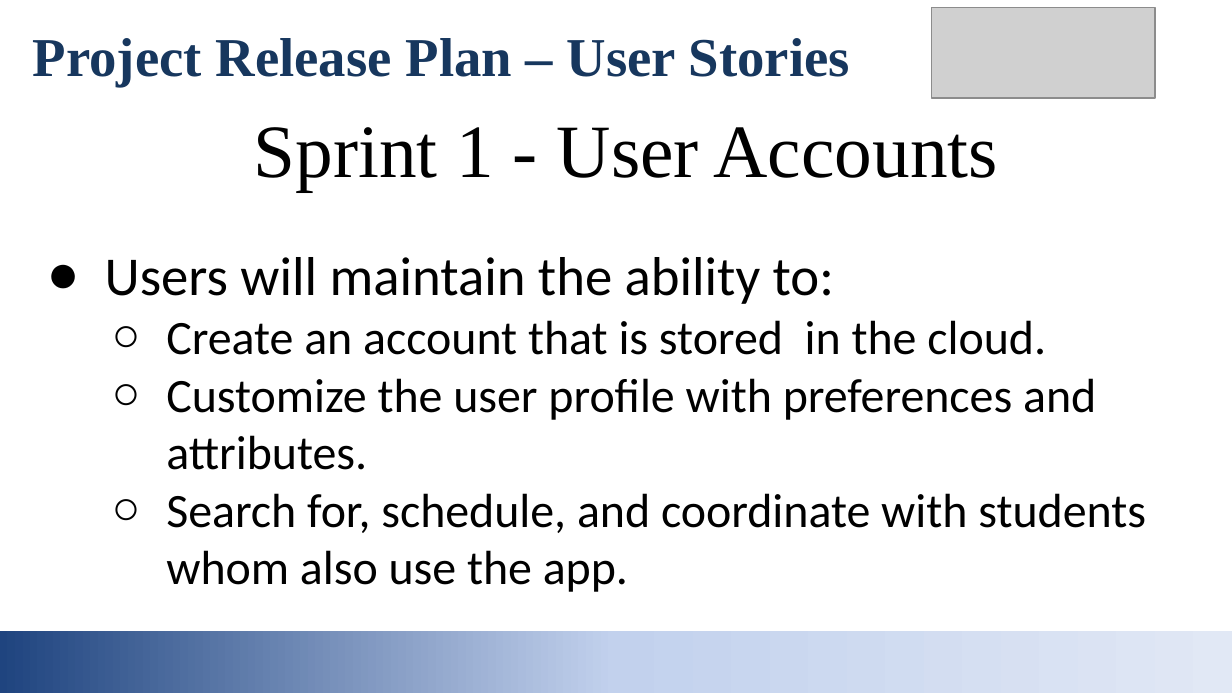
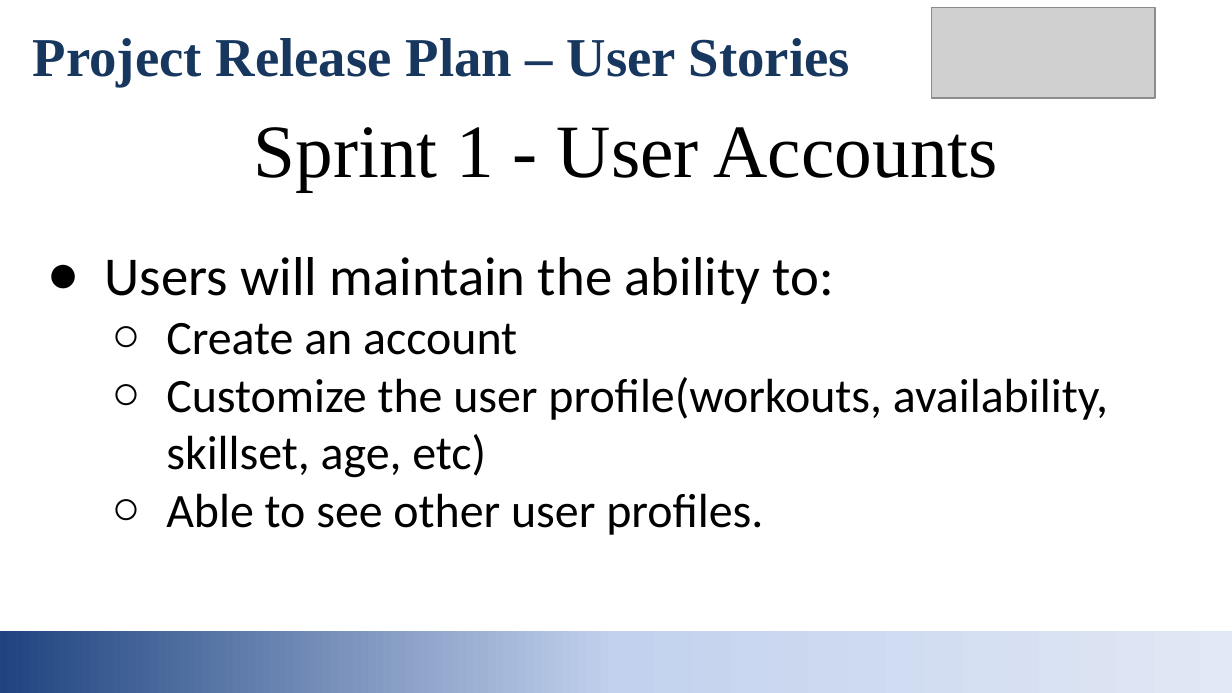
Before and after one commit to calvinklu/lyfter115, a slide deck: slide 3 of CMPS 115 - Lyfter Intro Slides.pptx. Drawn at 1232x693 pixels with LibreOffice and Linux fonts; fonts in the diff are those of the drawing; grey boxes stand for pictures. Boxes give left, top, right and bottom in pixels: in the first picture for what was removed or moved away, otherwise in the second. Text is boxed around its words. In the diff, an @@ line names an element or a change of style, - is before the commit and + after.

```diff
--- a/CMPS 115 - Lyfter Intro Slides.pptx
+++ b/CMPS 115 - Lyfter Intro Slides.pptx
@@ text at [166,323,1108,535]: text changed @@
-  ○ Create an account that is stored in the cloud.
-  ○ Customize the user profile with preferences and attributes.
-  ○ Search for, schedule, and coordinate with students whom also use the app.
+  ○ Create an account
+  ○ Customize the user profile(workouts, availability, skillset, age, etc)
+  ○ Able to see other user profiles.
```
Also in this commit, not shown: 3 other slides changed.
